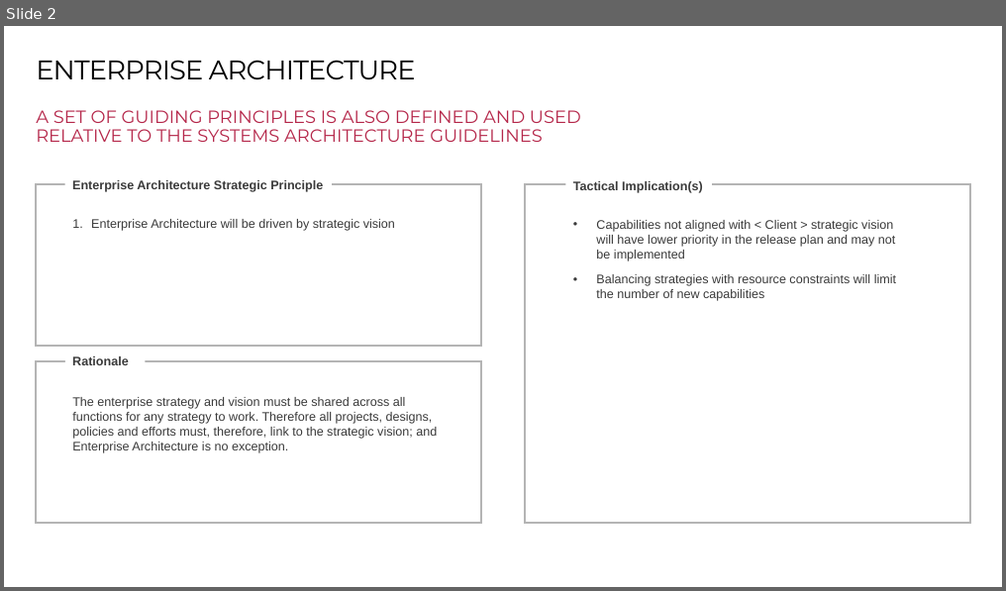
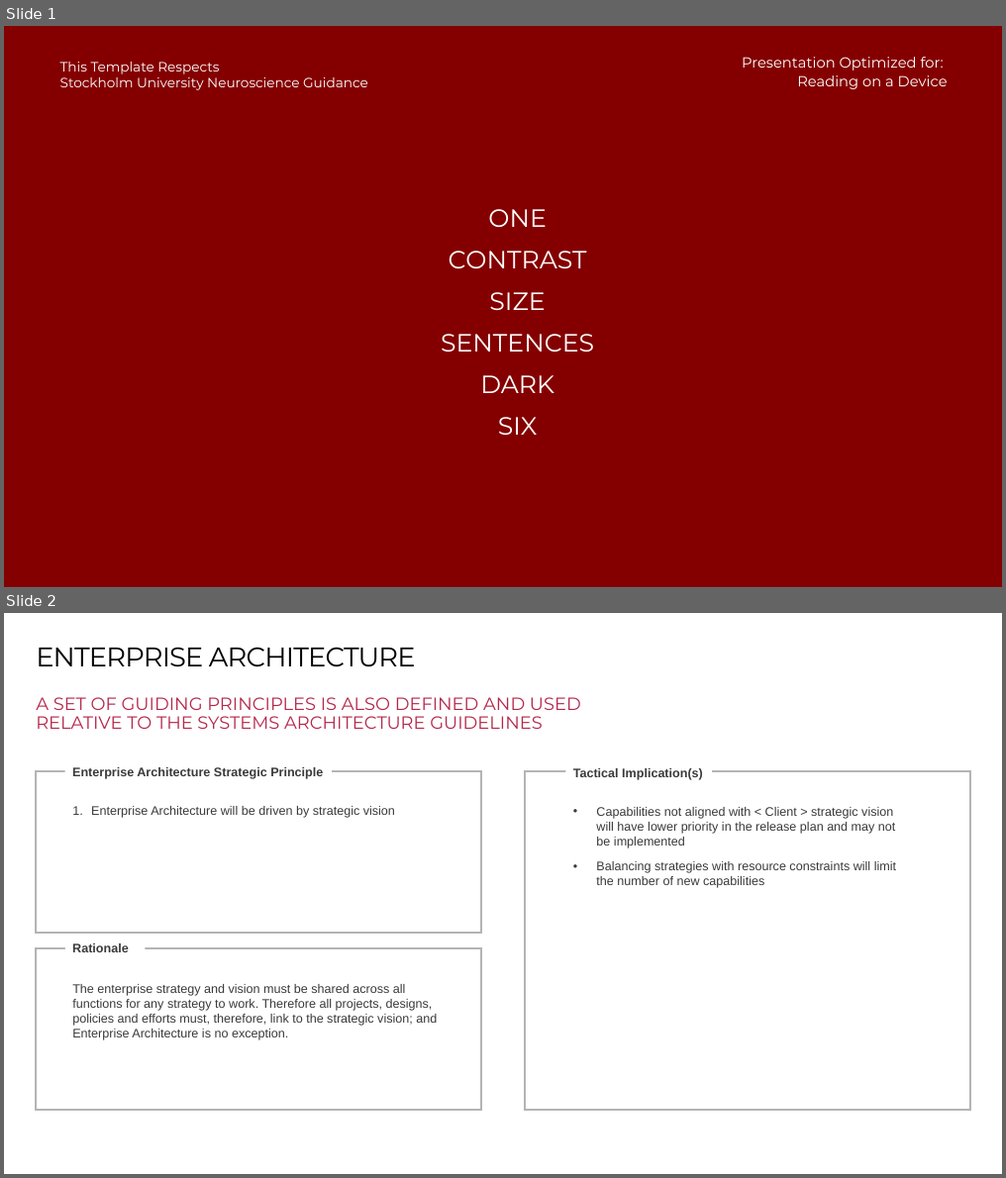
Before and after one commit to vonschutter/RTD-Tempate-Repository, a slide deck: Templates/Strategy/AR102 - Enterprise Architecture - EA Lite 1.0.odp. Shown one above the other, each under a label of ours: slide 2 before the commit, slides 1 and 2 after it. The pictures are 1006x591 and 1006x1178 pixels, drawn with LibreOffice and Linux fonts; fonts in the diff are those of the drawing; background and template pictures are left out. Boxes give left, top, right and bottom in pixels: in the first picture for what was removed or moved away, otherwise in the second. Text is boxed around its words. In the diff, an @@ line names an element or a change of style, - is before the commit and + after.

```diff
--- a/Templates/Strategy/AR102 - Enterprise Architecture - EA Lite 1.0.odp
+++ b/Templates/Strategy/AR102 - Enterprise Architecture - EA Lite 1.0.odp
@@ slide 1 added at (x1=4, y1=26, x2=1002, y2=587), background picture (left out) @@
@@ title added at (x1=60, y1=62, x2=368, y2=90), 13 pt, text #FFFFFF @@
+This Template Respects
+Stockholm University Neuroscience Guidance
@@ text added at (x1=742, y1=57, x2=947, y2=89), 14 pt, text #FFFFFF @@
+Presentation Optimized for:
+Reading on a Device
@@ text added at (x1=441, y1=209, x2=594, y2=435), 24 pt, text #FFFFFF @@
+ONE
+CONTRAST
+SIZE
+SENTENCES
+DARK
+SIX
```
Also in this commit, not shown: 1 slide removed, 4 other files.
